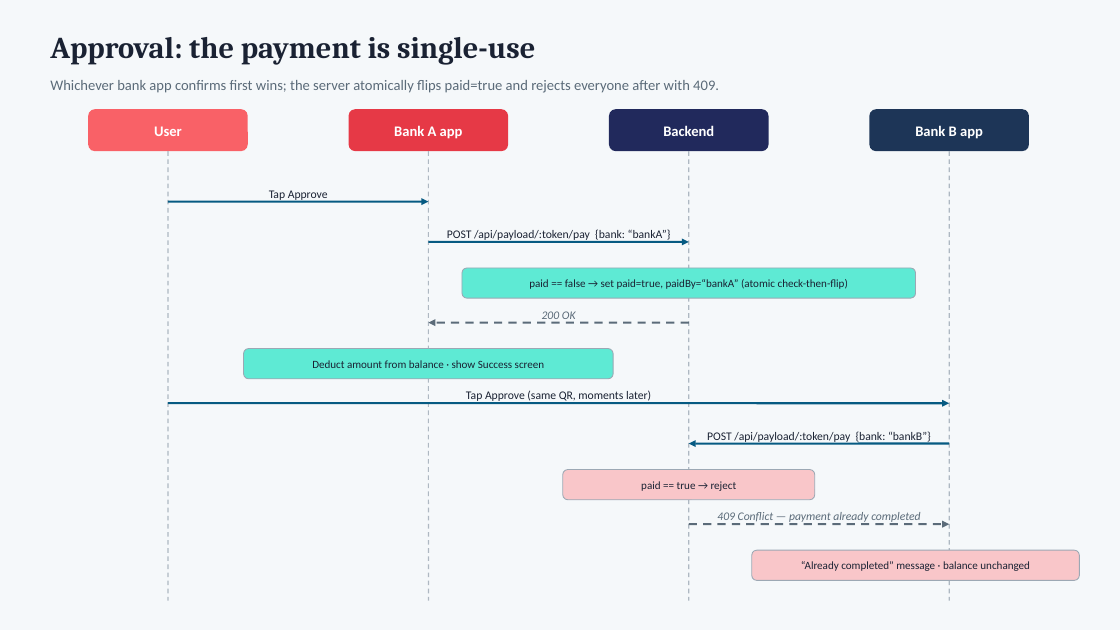
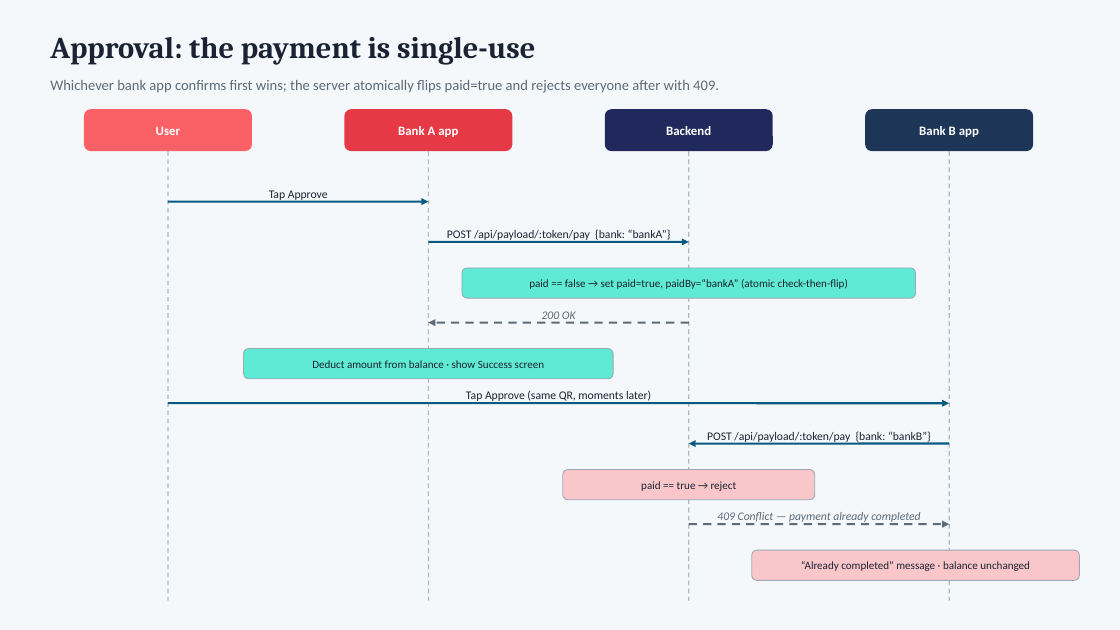
Before and after one commit to deandrehaijielim-commits/sgqr-deep-link-demo, a slide deck: slide 3 of SGQR_Sequence_Diagrams.pptx. Drawn at 1120x630 pixels with LibreOffice and Linux fonts; fonts in the diff are those of the drawing. Boxes give left, top, right and bottom in pixels: in the first picture for what was removed or moved away, otherwise in the second. Text is boxed around its words. In the diff, an @@ line names an element or a change of style, - is before the commit and + after.

```diff
--- a/SGQR_Sequence_Diagrams.pptx
+++ b/SGQR_Sequence_Diagrams.pptx
@@ rounded rectangle resized from (x1=88, y1=109, x2=248, y2=151) to (x1=84, y1=109, x2=252, y2=151) @@
@@ rounded rectangle resized from (x1=349, y1=109, x2=508, y2=151) to (x1=344, y1=109, x2=513, y2=151) @@
@@ rounded rectangle resized from (x1=609, y1=109, x2=769, y2=151) to (x1=605, y1=109, x2=773, y2=151) @@
@@ size 12.5 to 11 pt in 4 elements at (x1=156, y1=126, x2=181, y2=135), (x1=398, y1=126, x2=458, y2=137), (x1=666, y1=126, x2=711, y2=135), (x1=919, y1=126, x2=979, y2=137) @@
@@ rounded rectangle resized from (x1=870, y1=109, x2=1029, y2=151) to (x1=865, y1=109, x2=1033, y2=151) @@
```
Also in this commit, not shown: 2 other slides changed.
